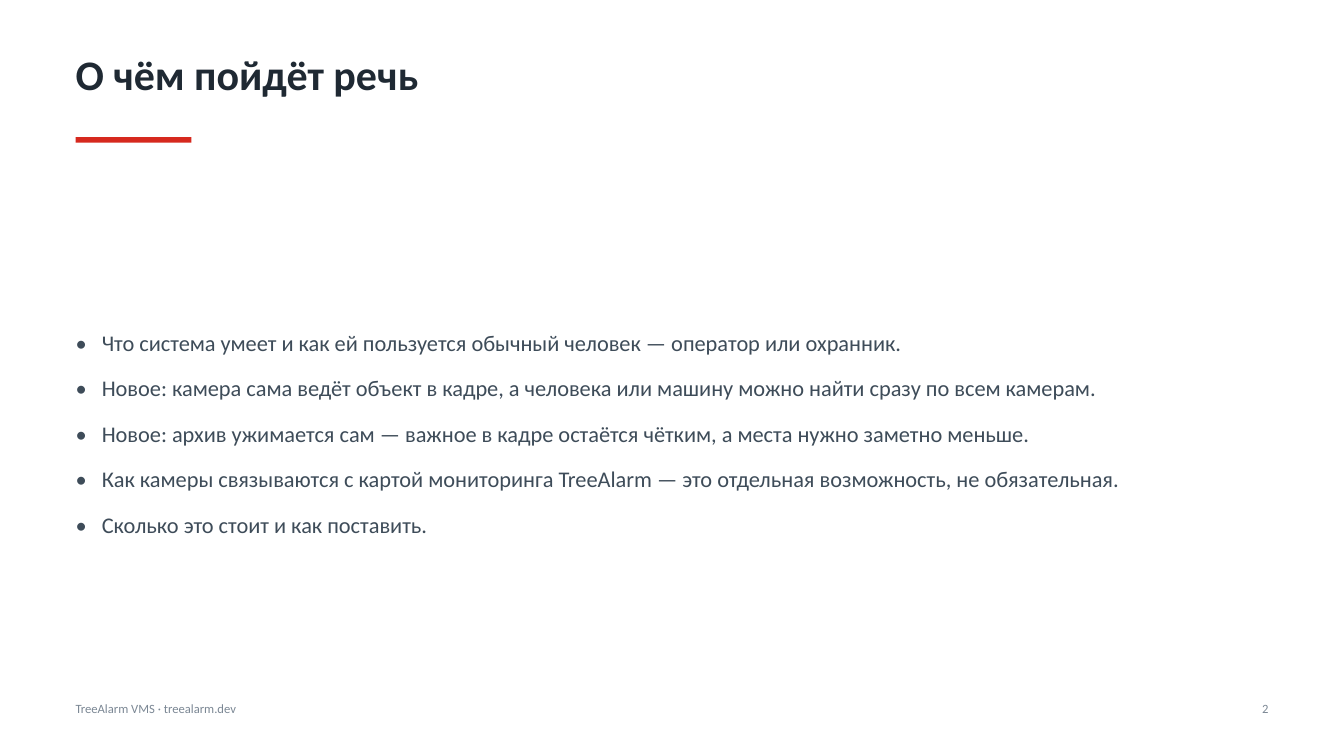
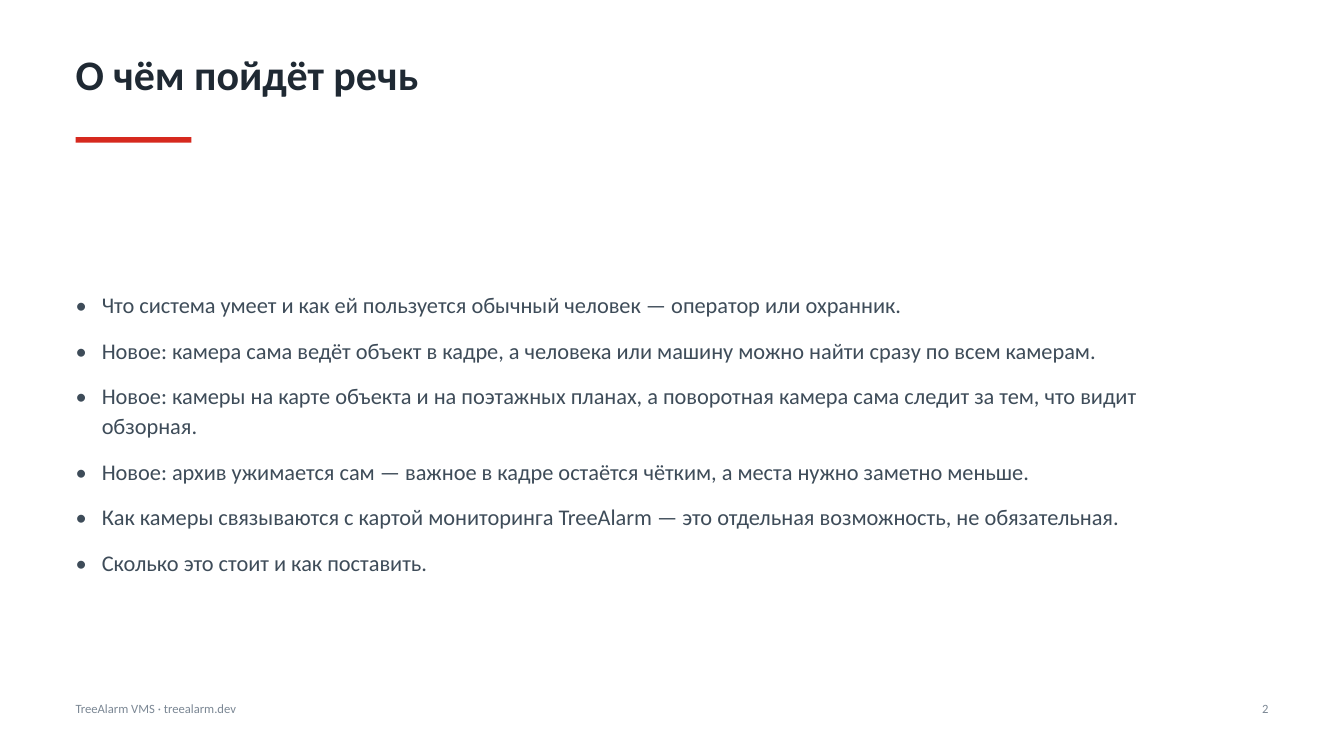
Before and after one commit to treealarm/ta_vms, a slide deck: slide 2 of docs/TreeAlarm-VMS-2026-ru.pptx. Drawn at 1344x756 pixels with LibreOffice and Linux fonts; fonts in the diff are those of the drawing. Boxes give left, top, right and bottom in pixels: in the first picture for what was removed or moved away, otherwise in the second. Text is boxed around its words. In the diff, an @@ line names an element or a change of style, - is before the commit and + after.

```diff
--- a/docs/TreeAlarm-VMS-2026-ru.pptx
+++ b/docs/TreeAlarm-VMS-2026-ru.pptx
@@ text at (102, 389, 1136, 438): paragraph added @@
+• Новое: камеры на карте объекта и на поэтажных планах, а поворотная камера сама следит за тем, что видит обзорная.
```
Also in this commit, not shown: 25 other slides changed, 2 slides added, 3 other files.
